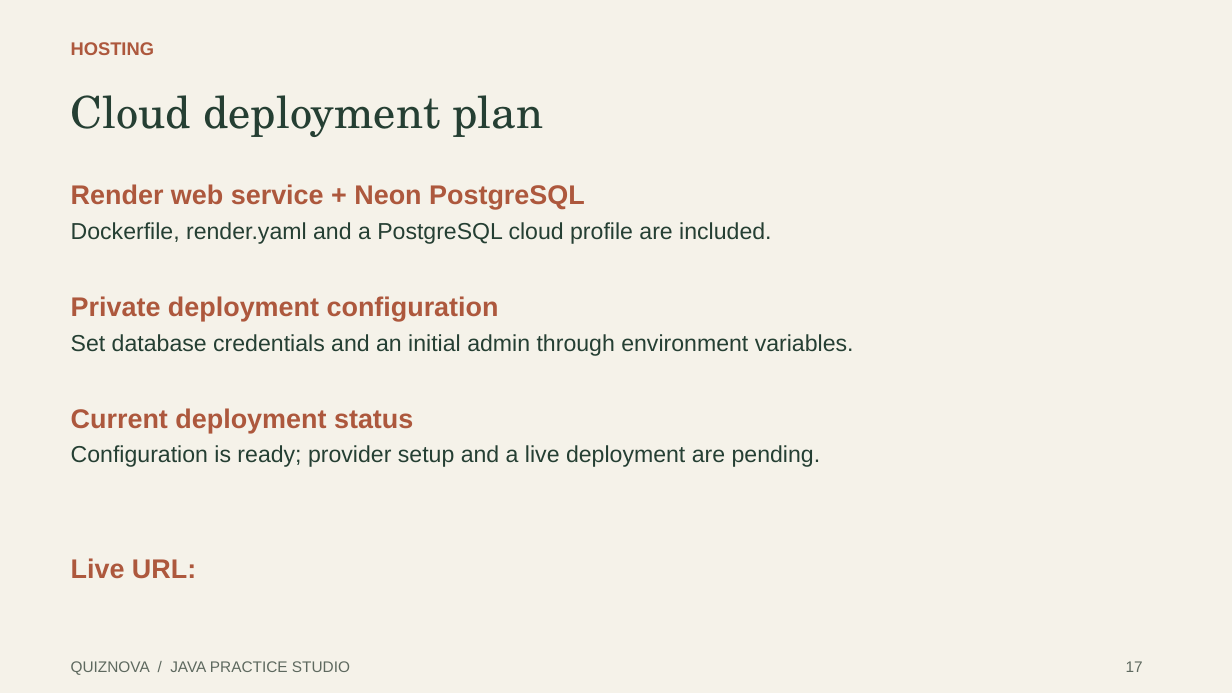
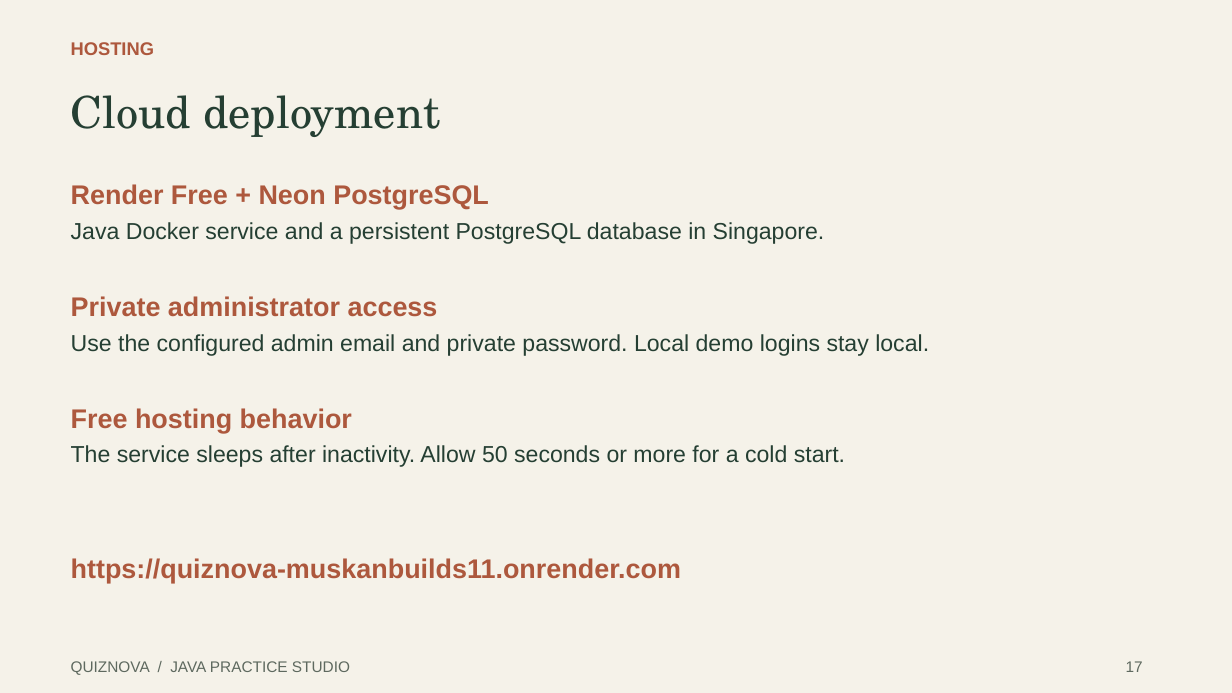
Before and after one commit to muskanbuilds11/java-online-quiz-platform, a slide deck: slide 17 of docs/presentation/QuizNova-Review-1.pptx. Drawn at 1232x693 pixels with LibreOffice and Linux fonts; fonts in the diff are those of the drawing. Boxes give left, top, right and bottom in pixels: in the first picture for what was removed or moved away, otherwise in the second. Text is boxed around its words. In the diff, an @@ line names an element or a change of style, - is before the commit and + after.

Commit message:
Document live QuizNova deployment and update review slides

```diff
--- a/docs/presentation/QuizNova-Review-1.pptx
+++ b/docs/presentation/QuizNova-Review-1.pptx
@@ text at [71, 95, 440, 137]: text changed @@
-Cloud deployment plan
+Cloud deployment
@@ text at [71, 184, 489, 209]: text changed @@
-Render web service + Neon PostgreSQL
+Render Free + Neon PostgreSQL
@@ text at [71, 222, 825, 244]: text changed @@
-Dockerfile, render.yaml and a PostgreSQL cloud profile are included.
+Java Docker service and a persistent PostgreSQL database in Singapore.
@@ text at [71, 296, 438, 317]: text changed @@
-Private deployment configuration
+Private administrator access
@@ text at [71, 334, 929, 356]: text changed @@
-Set database credentials and an initial admin through environment variables.
+Use the configured admin email and private password. Local demo logins stay local.
@@ text at [71, 408, 352, 433]: text changed @@
-Current deployment status
+Free hosting behavior
@@ text at [71, 445, 845, 467]: text changed @@
-Configuration is ready; provider setup and a live deployment are pending.
+The service sleeps after inactivity. Allow 50 seconds or more for a cold start.
@@ text at [71, 558, 681, 583]: text changed @@
-Live URL:
+https://quiznova-muskanbuilds11.onrender.com
```
Also in this commit, not shown: 2 other files.
